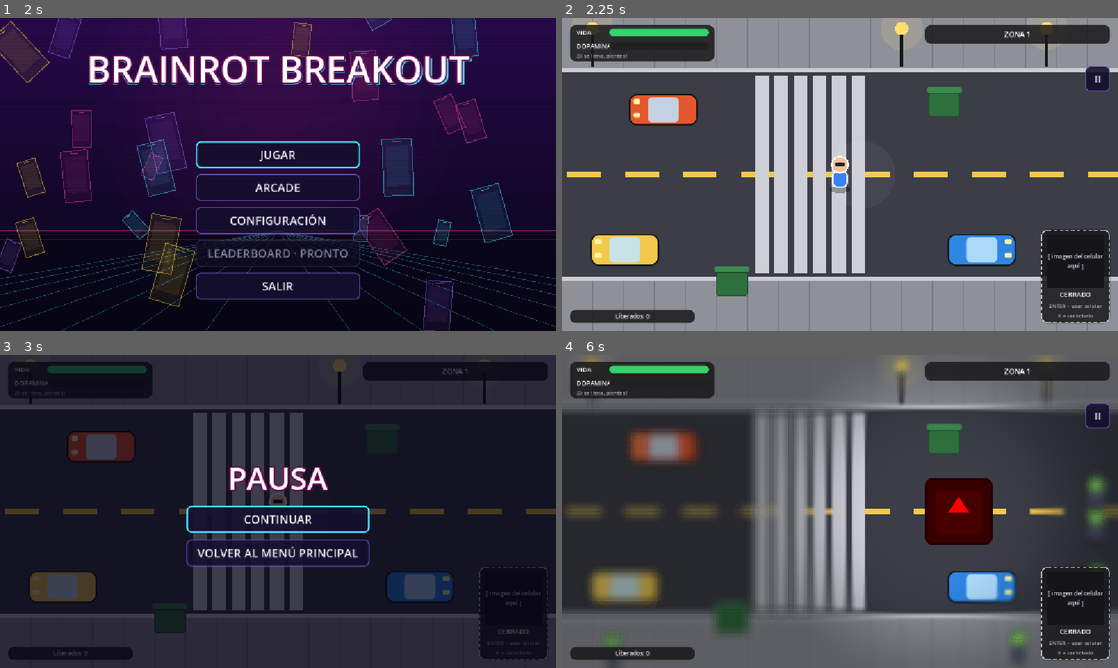
Above: before the commit, frames 1-4 (two rows, left to right).
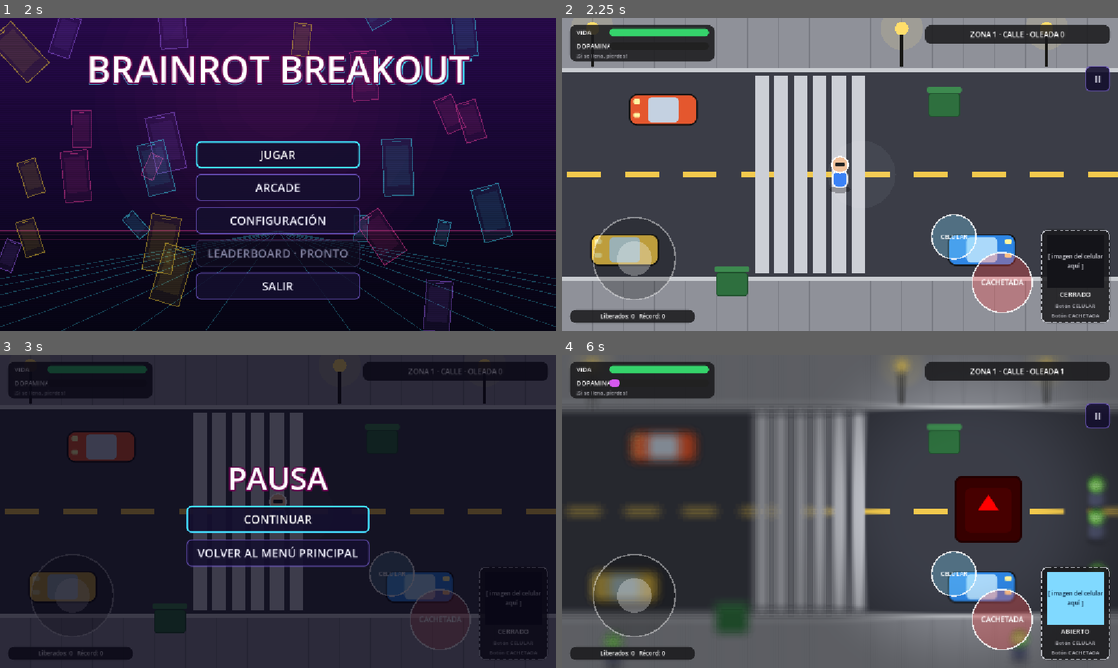
Above: after the commit, the same moments.

Repository: Moon-collab1/Brainrot-Breakout
Game: Godot game, scene res://menu/menu.tscn
Same seed, same stepped clock (60 frames per second), same inputs: the game is played once before the commit and once after it. The engine's default icon, where the game draws it, is replaced by a stand-in: a white triangle on a blue panel in a dark square.
Inputs (mouse positions are in pixels of both pictures, inside the frame that each line leads up to):
- Up to frame 1 (2 s): click "CONFIGURACIÓN" at 0.5 s; click "VOLVER" at 1.25 s
- Up to frame 2 (2.25 s): click "JUGAR" at 2 s
- Up to frame 3 (3 s): click "II" at 2.75 s
- Up to frame 4 (6 s): click "CONTINUAR" at 3.5 s; tap Enter (ui_accept) at 4.25, 4.52, 4.55, 4.82 s; move the mouse to (962, 495) at 4.27 s; hold Right (ui_right) 4.28-5 s; tap X (cachetada) at 4.35, 5.85 s; click (962, 495) at 4.42 s; drag from (728, 527) to (940, 511) at 5.02 s; move the mouse to (895, 442) at 5.77 s; hold Right (ui_right) from 5.78 s (still down)

Frame 1 is identical in both runs. In frame 2, 5.1% of the frame differs, in the area x 5-98%, y 4-97%; in frame 3, 0.5%; in frame 4, 13%, in the area x 5-100%, y 4-97%.
Error before the commit: Parse Error: Function "_ready" has the same name as a previously declared function. (res://comun/hud/hud.gd:28)

Commit message:
Correcion de errores al momento de hacer el pull, ya solucionado y funcional de nuevo el main

Diff:
--- a/Brainrot-Breakout/comun/hud/controles_tactiles.gd
+++ /dev/null
@@ -1,136 +0,0 @@
-extends Node2D
-# "extends Node2D" significa: este script es un nodo 2D.
-# Lo elegimos porque el botón táctil de Godot (TouchScreenButton) también es un
-# Node2D, así que nuestros botones pueden colgar de este nodo como hijos.
-
-# =====================================================================
-# CONSTANTES: valores fijos que puedes ajustar aquí arriba sin tocar el resto
-# =====================================================================
-
-# true  = los botones se ven siempre (sirve para probar en el computador).
-# false = solo se ven en pantallas táctiles (celular y tablet). Es el valor final.
-const PROBAR_EN_PC = false
-const TAM = 90.0       # ancho y alto de cada botón, en píxeles
-const SEP = 100.0      # distancia entre el centro de la cruceta y cada flecha
-const MARGEN = 24.0    # espacio entre los botones y el borde de la pantalla
-
-# =====================================================================
-# VARIABLES: aquí guardamos cada botón para poder moverlo después
-# (en GDScript una variable sin valor empieza en null y se llena en _ready)
-# =====================================================================
-var b_arriba
-var b_abajo
-var b_izq
-var b_der
-var b_cachetada
-var b_celular
-
-# _ready() la llama Godot UNA sola vez, cuando este nodo entra a la escena.
-# Aquí construimos todos los botones.
-func _ready():
-	# Las flechas: cada una recibe la acción del teclado que va a "presionar"
-	# y los grados que se gira el triángulo (0 arriba, 90 derecha, 180 abajo, 270 izquierda).
-	# Usamos las mismas acciones que ya lee jugador.gd, por eso no hay que cambiarlo.
-	b_arriba = crear_flecha("ui_up", 0)
-	b_der = crear_flecha("ui_right", 90)
-	b_abajo = crear_flecha("ui_down", 180)
-	b_izq = crear_flecha("ui_left", 270)
-	# Botón de la cachetada: dispara la acción "cachetada" (la misma tecla X)
-	b_cachetada = crear_boton("cachetada", "X", Color(0.9, 0.3, 0.3))
-	# Botón del celular: dispara "ui_accept" (la misma tecla Enter o Espacio)
-	b_celular = crear_boton("ui_accept", "CEL", Color(0.3, 0.6, 0.95))
-	# Los ponemos en su lugar según el tamaño actual de la pantalla
-	colocar()
-	# size_changed es una SEÑAL: Godot la emite cuando cambia el tamaño de la ventana.
-	# connect() dice "cuando pase eso, llama a colocar()". Así los botones siguen
-	# bien ubicados si el celular se gira o la ventana cambia de tamaño.
-	get_viewport().size_changed.connect(colocar)
-
-# Calcula la posición de cada botón según el tamaño de la pantalla
-func colocar():
-	# Tamaño de la parte visible de la pantalla (ancho, alto)
-	var pant = get_viewport().get_visible_rect().size
-	# "cruz" es el centro de la cruceta: abajo a la izquierda, dejando margen
-	var cruz = Vector2(MARGEN + SEP + TAM / 2.0, pant.y - MARGEN - SEP - TAM / 2.0)
-	# Cada flecha queda a una distancia SEP del centro, en su dirección
-	centrar(b_arriba, cruz + Vector2(0, -SEP))   # arriba: y menor
-	centrar(b_abajo, cruz + Vector2(0, SEP))     # abajo: y mayor
-	centrar(b_izq, cruz + Vector2(-SEP, 0))      # izquierda: x menor
-	centrar(b_der, cruz + Vector2(SEP, 0))       # derecha: x mayor
-	# Los botones de acción van abajo a la derecha, a la izquierda del recuadro
-	# del celular del HUD (ese recuadro mide 160 px de ancho)
-	centrar(b_cachetada, Vector2(pant.x - 270, pant.y - 70))
-	centrar(b_celular, Vector2(pant.x - 270, pant.y - 175))
-
-# En Godot la posición de un botón es su esquina superior izquierda.
-# Esta función permite darle el CENTRO que queremos: resta la mitad del tamaño.
-func centrar(boton, centro):
-	boton.position = centro - Vector2(TAM, TAM) / 2.0
-
-# Crea un botón redondo con un texto adentro y lo devuelve
-func crear_boton(accion, texto, color):
-	# TouchScreenButton es el nodo de Godot hecho para pantallas táctiles.
-	# A diferencia de un Button normal, atiende VARIOS dedos a la vez
-	# (por ejemplo, moverte y pegar al mismo tiempo).
-	var b = TouchScreenButton.new()
-	# La imagen del botón: un círculo de color hecho por la función circulo()
-	b.texture_normal = circulo(color)
-	# "action" es el nombre de una acción del Mapa de entrada. Al tocar el botón,
-	# Godot hace como si se presionara esa tecla; por eso jugador.gd funciona igual.
-	b.action = accion
-	# passby_press: si deslizas el dedo hasta este botón, también se activa
-	b.passby_press = true
-	# modulate cambia el color; el último número (0.6) es la opacidad: 60 % visible
-	b.modulate = Color(1, 1, 1, 0.6)
-	# Decide cuándo se muestra el botón
-	if PROBAR_EN_PC:
-		b.visibility_mode = TouchScreenButton.VISIBILITY_ALWAYS
-	else:
-		b.visibility_mode = TouchScreenButton.VISIBILITY_TOUCHSCREEN_ONLY
-	# Label = texto. Lo hacemos del mismo tamaño del botón y lo centramos
-	var l = Label.new()
-	l.text = texto
-	l.size = Vector2(TAM, TAM)
-	l.horizontal_alignment = HORIZONTAL_ALIGNMENT_CENTER
-	l.vertical_alignment = VERTICAL_ALIGNMENT_CENTER
-	l.add_theme_font_size_override("font_size", 28)   # tamaño de la letra
-	# add_child() lo cuelga como hijo: el texto se mueve junto con el botón
-	b.add_child(l)
-	# Y el botón se cuelga de este nodo para que entre al juego
-	add_child(b)
-	return b
-
-# Crea un botón redondo con un triángulo adentro (para la cruceta)
-func crear_flecha(accion, grados):
-	# Primero un botón normal, sin texto
-	var b = crear_boton(accion, "", Color(0.8, 0.8, 0.8))
-	# Polygon2D dibuja una figura a partir de sus puntos. Usamos triángulos en vez
-	# de los caracteres ▲▼ porque algunas fuentes no los traen y en la versión
-	# web saldrían como cuadritos.
-	var tri = Polygon2D.new()
-	# Tres puntos (x, y) centrados en (0, 0): la punta arriba y la base abajo
-	tri.polygon = PackedVector2Array([Vector2(0, -20), Vector2(18, 14), Vector2(-18, 14)])
-	tri.color = Color(0.1, 0.1, 0.12)               # casi negro
-	tri.position = Vector2(TAM, TAM) / 2.0          # al centro del botón
-	tri.rotation_degrees = grados                   # lo giramos hacia donde apunta
-	b.add_child(tri)
-	return b
-
-# Dibuja un círculo de color sin necesitar ninguna imagen (los assets no existen aún)
-func circulo(color):
-	# Un Gradient es un degradado: una lista de colores con su posición de 0.0 a 1.0.
-	# Centro y hasta el 90 % del radio: color sólido; el último 10 %: se vuelve
-	# transparente (alpha 0.0), lo que da un borde suave.
-	var g = Gradient.new()
-	g.offsets = PackedFloat32Array([0.0, 0.9, 1.0])
-	g.colors = PackedColorArray([color, color, Color(color.r, color.g, color.b, 0.0)])
-	# GradientTexture2D convierte el degradado en una imagen cuadrada
-	var t = GradientTexture2D.new()
-	t.gradient = g
-	t.width = int(TAM)
-	t.height = int(TAM)
-	# FILL_RADIAL = el degradado va del centro hacia afuera (en forma de círculo)
-	t.fill = GradientTexture2D.FILL_RADIAL
-	t.fill_from = Vector2(0.5, 0.5)   # empieza en el centro de la imagen
-	t.fill_to = Vector2(1.0, 0.5)     # termina en el borde: ese es el radio
-	return t
--- a/Brainrot-Breakout/comun/hud/hud.gd
+++ b/Brainrot-Breakout/comun/hud/hud.gd
@@ -15,15 +15,6 @@
 @onready var estado_cel = $SlotCelular/Estado
 @onready var texto_imagen = $SlotCelular/Pantalla/TextoImagen
 @onready var flash = $Flash
-# _ready() se ejecuta una vez cuando el HUD entra a la escena
-func _ready():
-	# Node2D.new() crea un nodo vacío, sin que exista en ninguna escena (.tscn)
-	var ct = Node2D.new()
-	# set_script() le pone nuestro script de controles táctiles. preload() carga
-	# el archivo al arrancar el juego, antes de que se necesite.
-	ct.set_script(preload("res://comun/hud/controles_tactiles.gd"))
-	# add_child() lo cuelga del HUD, y así aparece en todas las zonas que usen este HUD
-	add_child(ct)
 
 func _ready():
 	# Controles táctiles: solo se activan en celular/tableta (ver controles_tactiles.gd)
Not shown, removed: Brainrot-Breakout/comun/hud/controles_tactiles.gd.uid
